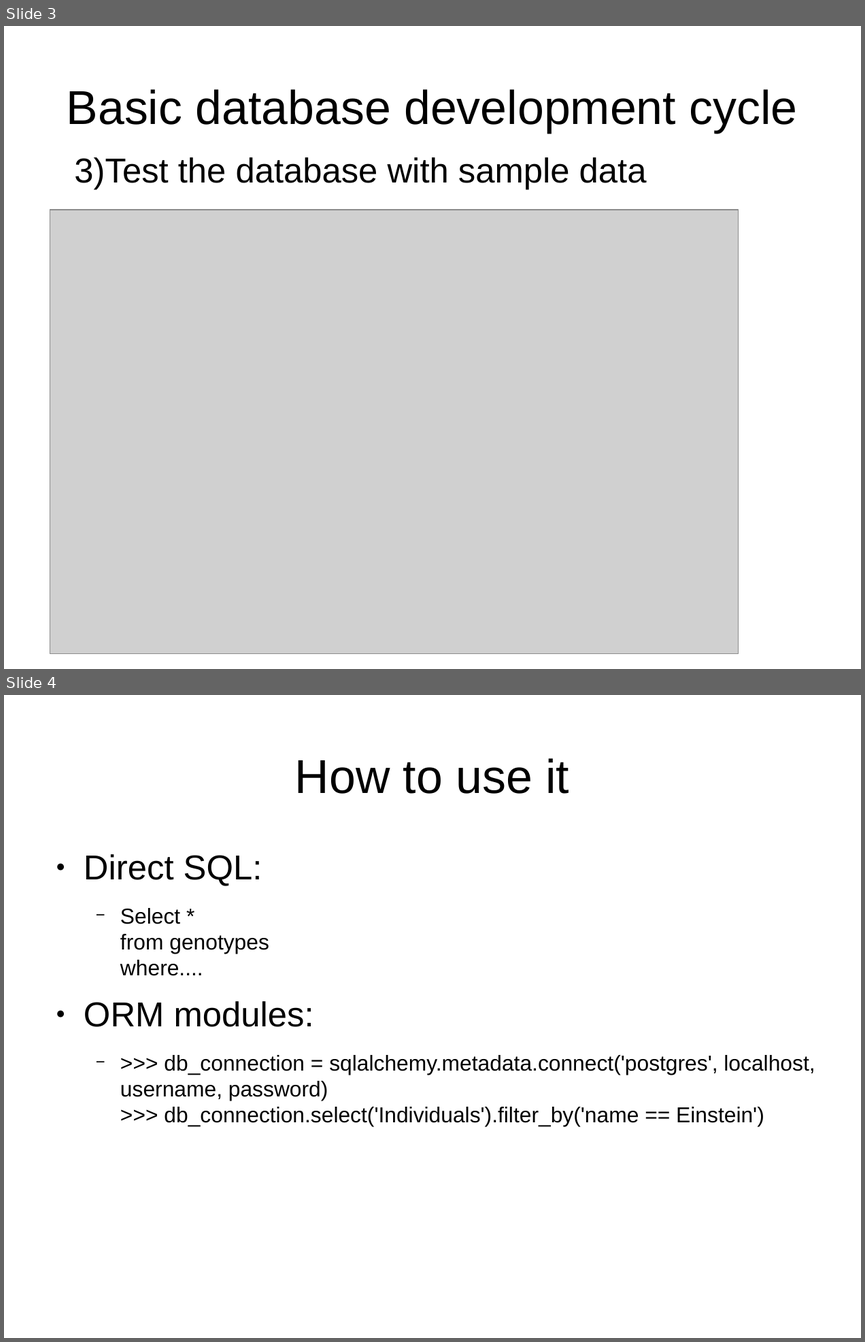
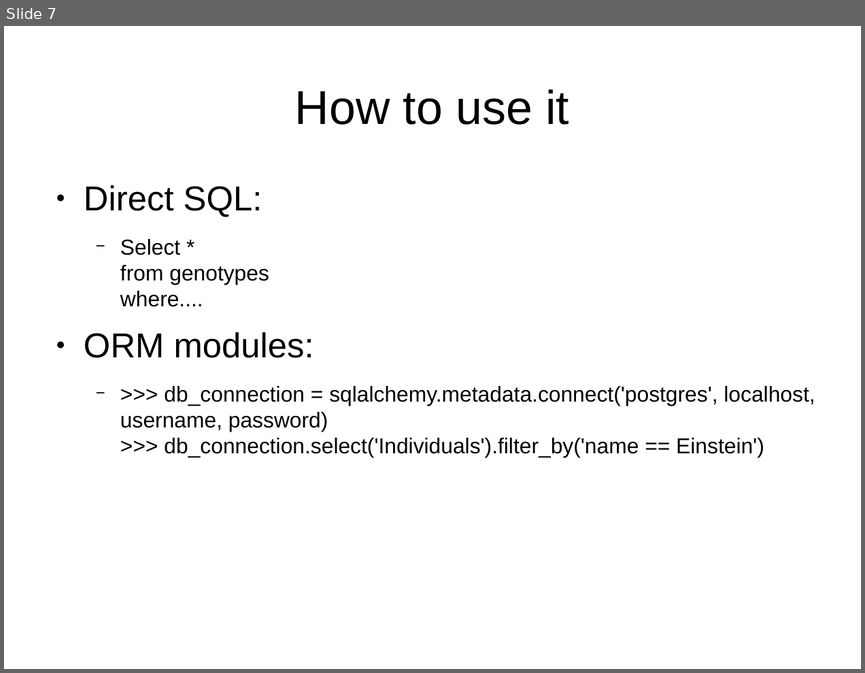
Before and after one commit to dalloliogm/snps-database, a slide deck: HGDP database/docs/Slides/database for hgdp.odp. Shown one above the other, each under a label of ours: slides 3 and 4 before the commit, slide 7 after it. The pictures are 865x1342 and 865x673 pixels, drawn with LibreOffice and Linux fonts; fonts in the diff are those of the drawing; grey boxes stand for pictures. Boxes give left, top, right and bottom in pixels: in the first picture for what was removed or moved away, otherwise in the second. Text is boxed around its words. In the diff, an @@ line names an element or a change of style, - is before the commit and + after.

```diff
--- a/HGDP database/docs/Slides/database for hgdp.odp
+++ b/HGDP database/docs/Slides/database for hgdp.odp
@@ slide 3 removed at bbox=[4, 26, 861, 669], background #FFFFFF @@
@@ title removed at bbox=[67, 89, 797, 133] @@
-Basic database development cycle
@@ text removed at bbox=[74, 157, 647, 190] @@
-3) Test the database with sample data
@@ picture removed at bbox=[50, 210, 738, 654] @@
@@ what was slide 4 is now slide 7 @@
```
Also in this commit, not shown: 1 slide changed, 5 slides added, 1 other slide removed, 2 other files.
